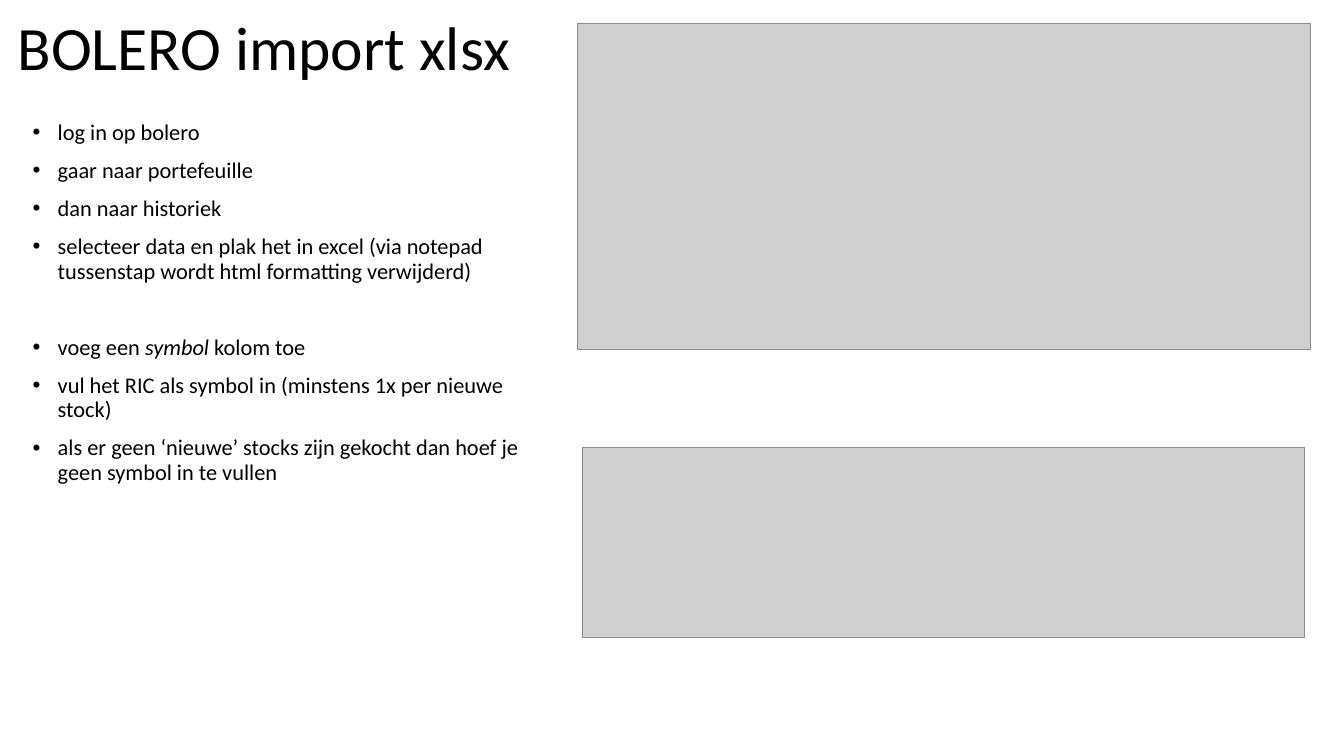
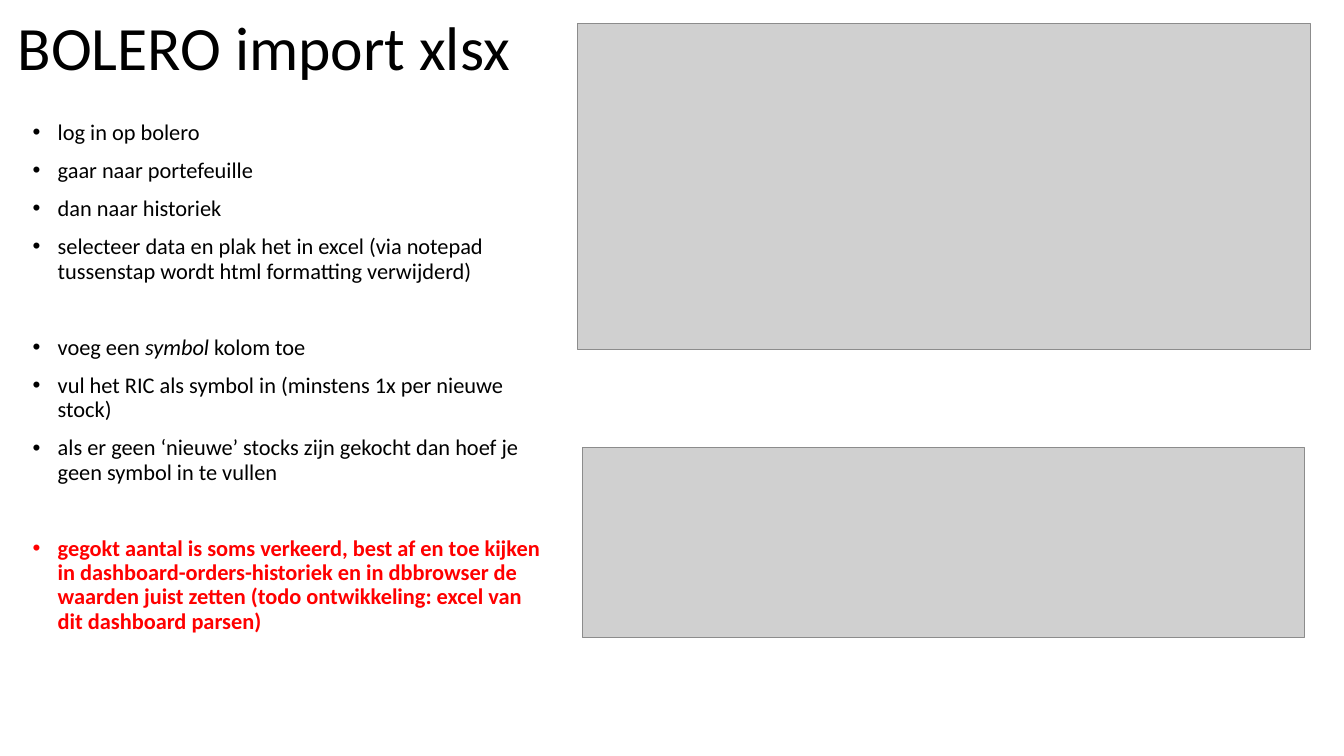
Before and after one commit to jorritvm/stocks_dashboard, a slide deck: slide 19 of doc/stock_dashboard_documentation.pptx (slide 20 before the commit). Drawn at 1344x756 pixels with LibreOffice and Linux fonts; fonts in the diff are those of the drawing; grey boxes stand for pictures. Boxes give left, top, right and bottom in pixels: in the first picture for what was removed or moved away, otherwise in the second. Text is boxed around its words. In the diff, an @@ line names an element or a change of style, - is before the commit and + after.

```diff
--- a/doc/stock_dashboard_documentation.pptx
+++ b/doc/stock_dashboard_documentation.pptx
@@ text at [58,540,540,633]: paragraph added @@
+• gegokt aantal is soms verkeerd, best af en toe kijken in dashboard-orders-historiek en in dbbrowser de waarden juist zetten (todo ontwikkeling: excel van dit dashboard parsen)
```
Also in this commit, not shown: 2 other slides changed, 1 slide removed, 4 other files.
